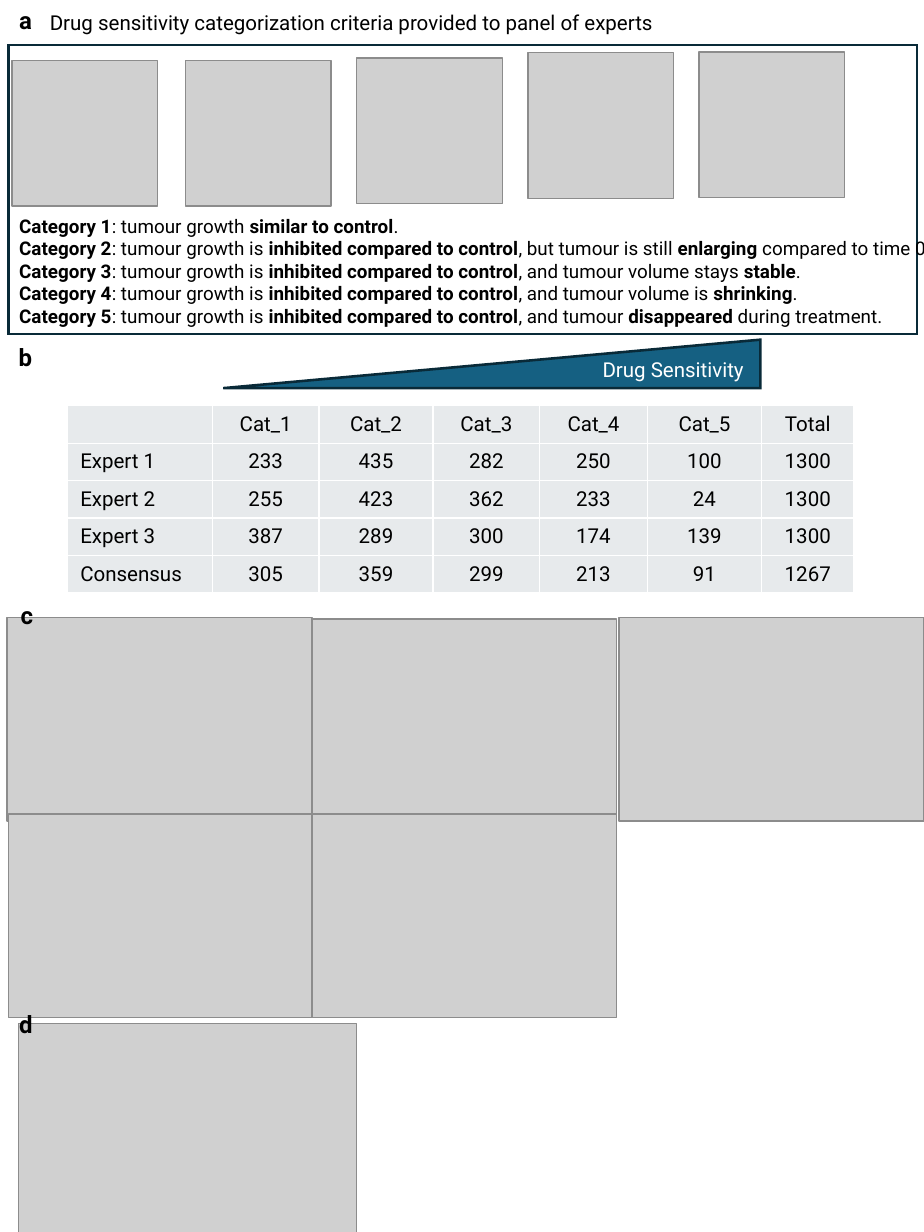
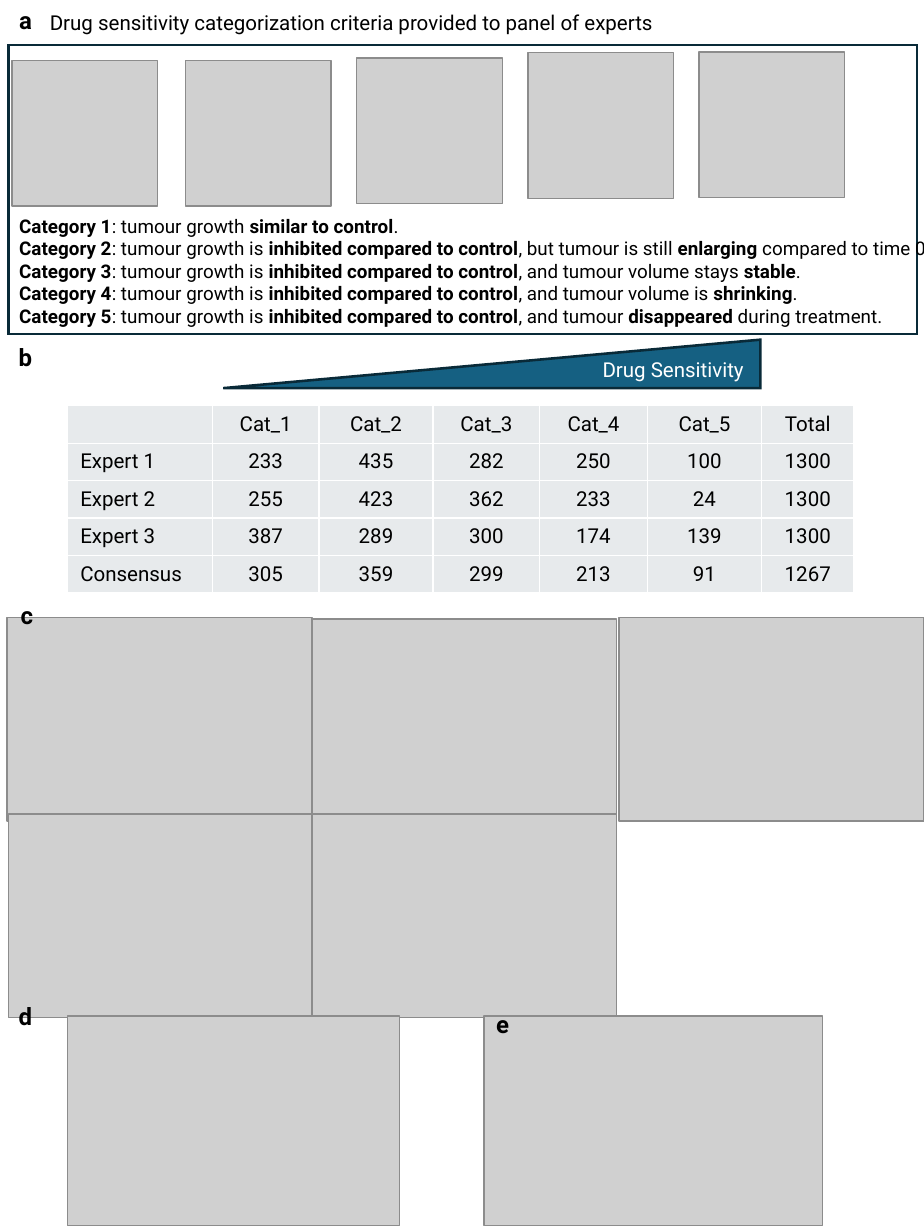
Before and after one commit to guanqiaofeng/XevaDB_case_study, a slide deck: slide 3 of figures_tables/Supplemental_Figures/Supp_Figures.pptx. Drawn at 924x1232 pixels with LibreOffice and Linux fonts; fonts in the diff are those of the drawing; grey boxes stand for pictures. Boxes give left, top, right and bottom in pixels: in the first picture for what was removed or moved away, otherwise in the second. Text is boxed around its words. In the diff, an @@ line names an element or a change of style, - is before the commit and + after.

```diff
--- a/figures_tables/Supplemental_Figures/Supp_Figures.pptx
+++ b/figures_tables/Supplemental_Figures/Supp_Figures.pptx
@@ text "d" rewrapped from <box>19,1015,32,1034</box> to <box>19,1007,32,1031</box> @@
@@ picture added at <box>68,1016,399,1226</box> @@
@@ picture: place and size @@
-picture at <box>18,1024,357,1232</box>
+picture at <box>484,1016,823,1226</box>
@@ text added at <box>496,1015,509,1033</box>, 14 pt, text #000000, bold @@
+e
```
Also in this commit, not shown: 1 other slide changed, 40 other files.
